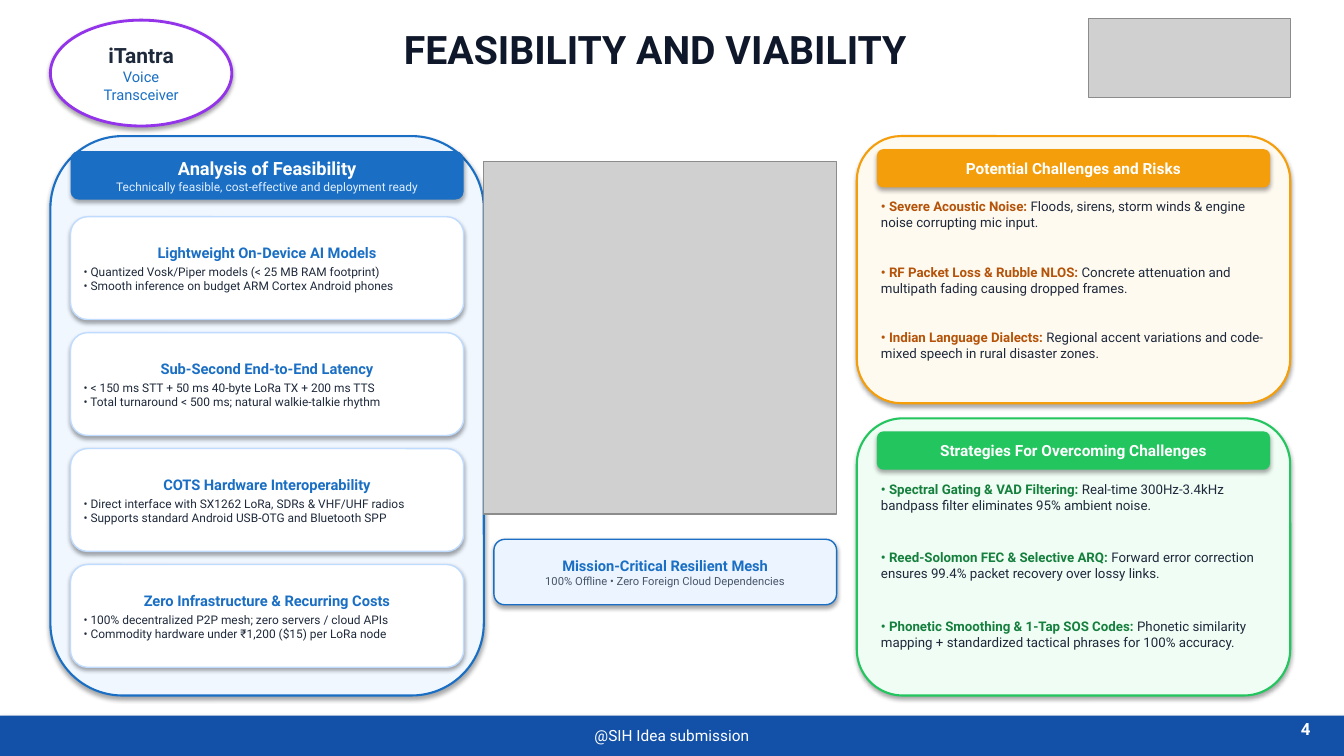
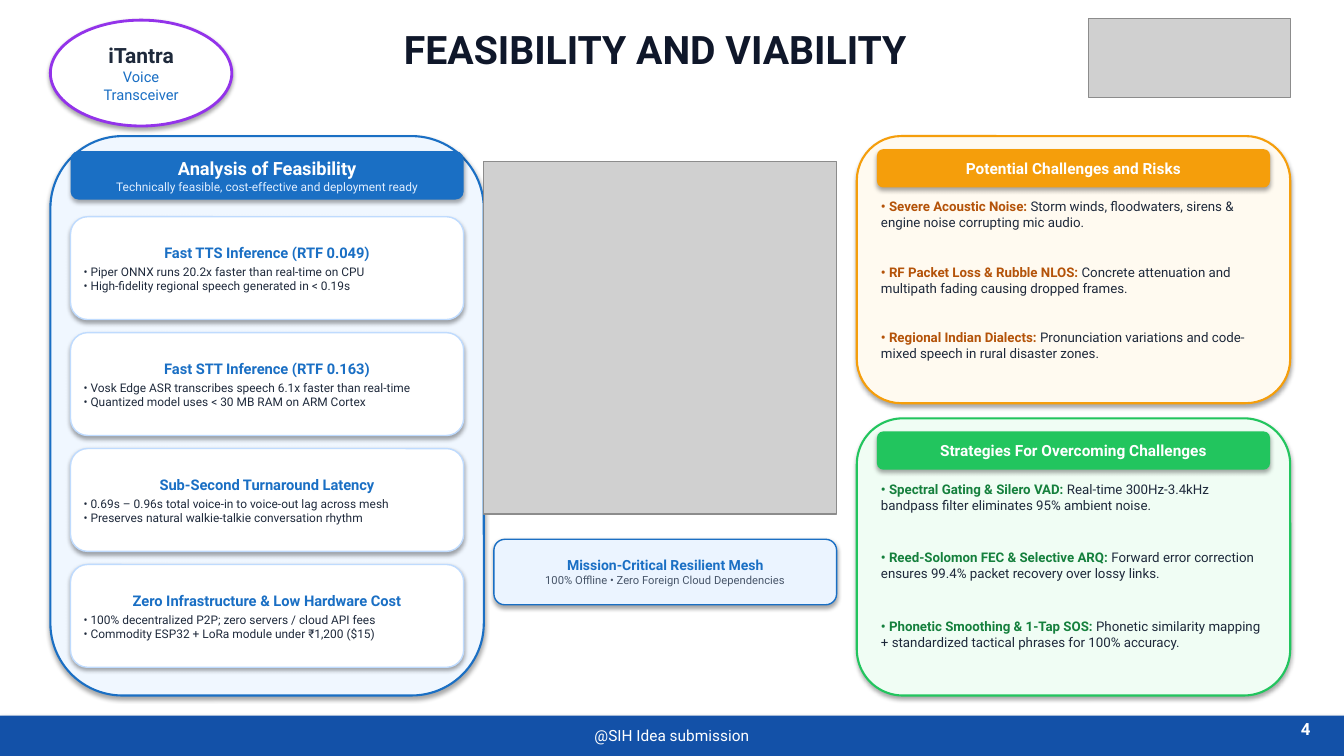
Before and after one commit to Naman225/iTantra, a slide deck: slide 3 of docs/iTantra_SIH_Presentation.pptx. Drawn at 1344x756 pixels with LibreOffice and Linux fonts; fonts in the diff are those of the drawing; grey boxes stand for pictures. Boxes give left, top, right and bottom in pixels: in the first picture for what was removed or moved away, otherwise in the second. Text is boxed around its words. In the diff, an @@ line names an element or a change of style, - is before the commit and + after.

```diff
--- a/docs/iTantra_SIH_Presentation.pptx
+++ b/docs/iTantra_SIH_Presentation.pptx
@@ text at (881,201,1222,230): text changed @@
-• Severe Acoustic Noise: Floods, sirens, storm winds & engine noise corrupting mic input.
+• Severe Acoustic Noise: Storm winds, floodwaters, sirens & engine noise corrupting mic audio.
@@ text in rounded rectangle at (91,246,370,293): text changed @@
-Lightweight On-Device AI Models
-• Quantized Vosk/Piper models (< 25 MB RAM footprint)
-• Smooth inference on budget ARM Cortex Android phones
+Fast TTS Inference (RTF 0.049)
+• Piper ONNX runs 20.2x faster than real-time on CPU
+• High-fidelity regional speech generated in < 0.19s
@@ text at (881,332,1245,361): text changed @@
-• Indian Language Dialects: Regional accent variations and code-mixed speech in rural disaster zones.
+• Regional Indian Dialects: Pronunciation variations and code-mixed speech in rural disaster zones.
@@ text in rounded rectangle at (91,362,410,407): text changed @@
-Sub-Second End-to-End Latency
-• < 150 ms STT + 50 ms 40-byte LoRa TX + 200 ms TTS
-• Total turnaround < 500 ms; natural walkie-talkie rhythm
+Fast STT Inference (RTF 0.163)
+• Vosk Edge ASR transcribes speech 6.1x faster than real-time
+• Quantized model uses < 30 MB RAM on ARM Cortex
@@ text in rounded rectangle at (91,479,388,525): text changed @@
-COTS Hardware Interoperability
-• Direct interface with SX1262 LoRa, SDRs & VHF/UHF radios
-• Supports standard Android USB-OTG and Bluetooth SPP
+Sub-Second Turnaround Latency
+• 0.69s – 0.96s total voice-in to voice-out lag across mesh
+• Preserves natural walkie-talkie conversation rhythm
@@ text at (881,484,1209,513): text changed @@
-• Spectral Gating & VAD Filtering: Real-time 300Hz-3.4kHz bandpass filter eliminates 95% ambient noise.
+• Spectral Gating & Silero VAD: Real-time 300Hz-3.4kHz bandpass filter eliminates 95% ambient noise.
@@ text in rounded rectangle at (567,559,764,570): size 10.5 to 10 pt in "Mission-Critical Resilient Mesh" @@
@@ text in rounded rectangle at (91,595,401,641): text changed @@
-Zero Infrastructure & Recurring Costs
-• 100% decentralized P2P mesh; zero servers / cloud APIs
-• Commodity hardware under ₹1,200 ($15) per LoRa node
+Zero Infrastructure & Low Hardware Cost
+• 100% decentralized P2P; zero servers / cloud API fees
+• Commodity ESP32 + LoRa module under ₹1,200 ($15)
@@ text at (889,621,1261,650): text changed @@
-• Phonetic Smoothing & 1-Tap SOS Codes: Phonetic similarity mapping + standardized tactical phrases for 100% accuracy.
+• Phonetic Smoothing & 1-Tap SOS: Phonetic similarity mapping + standardized tactical phrases for 100% accuracy.
```
Also in this commit, not shown: 4 other slides changed, 5 other files.
